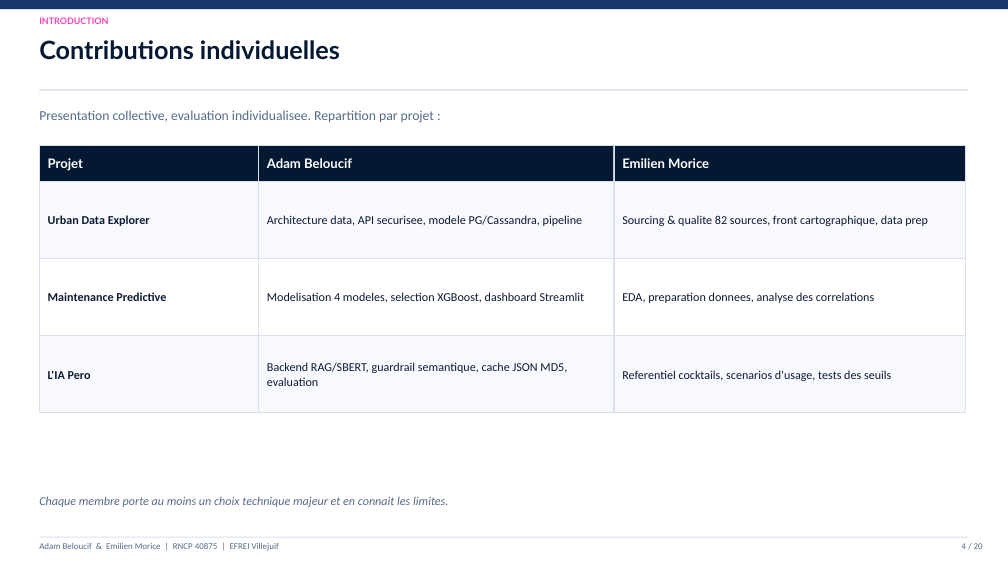
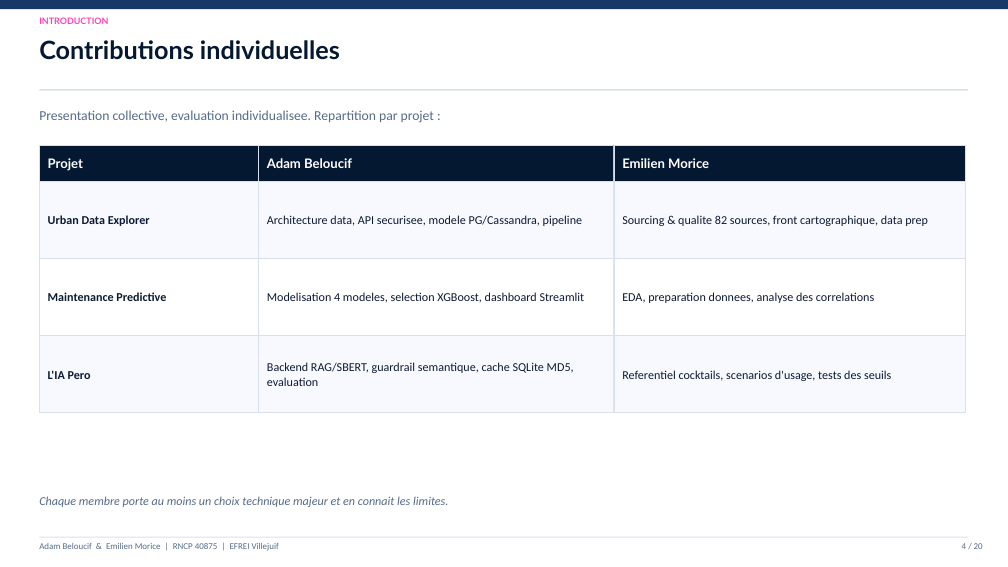
Before and after one commit to Adam-Blf/Soutenance-M1, a slide deck: slide 4 of Soutenance_Bloc1-2_Adam_Emilien.pptx. Drawn at 1008x567 pixels with LibreOffice and Linux fonts; fonts in the diff are those of the drawing. Boxes give left, top, right and bottom in pixels: in the first picture for what was removed or moved away, otherwise in the second. Text is boxed around its words. In the diff, an @@ line names an element or a change of style, - is before the commit and + after.

Commit message:
fix: jury info + data corrections (GPT-2, JSON cache, guardrail 0.40, 1280 cocktails) (#8)
* fix: correct cocktail count 483 (dedup), guardrail 0.40, GPT-2 not Gemini

* fix: add jury info (Jury5 K006 2jul 9h) + correct GPT-2/JSON/0.40 in build_pptx

```diff
--- a/Soutenance_Bloc1-2_Adam_Emilien.pptx
+++ b/Soutenance_Bloc1-2_Adam_Emilien.pptx
@@ text in rectangle at <box>267,362,574,386</box>: text changed @@
-Backend RAG/SBERT, guardrail semantique, cache JSON MD5, evaluation
+Backend RAG/SBERT, guardrail semantique, cache SQLite MD5, evaluation
```
Also in this commit, not shown: 7 other slides changed, 1 other file.
